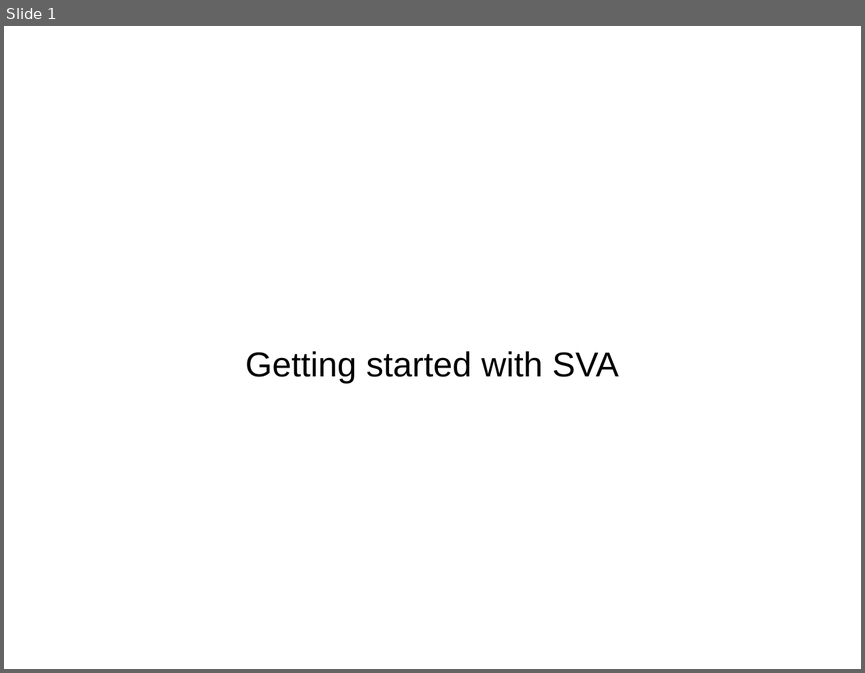
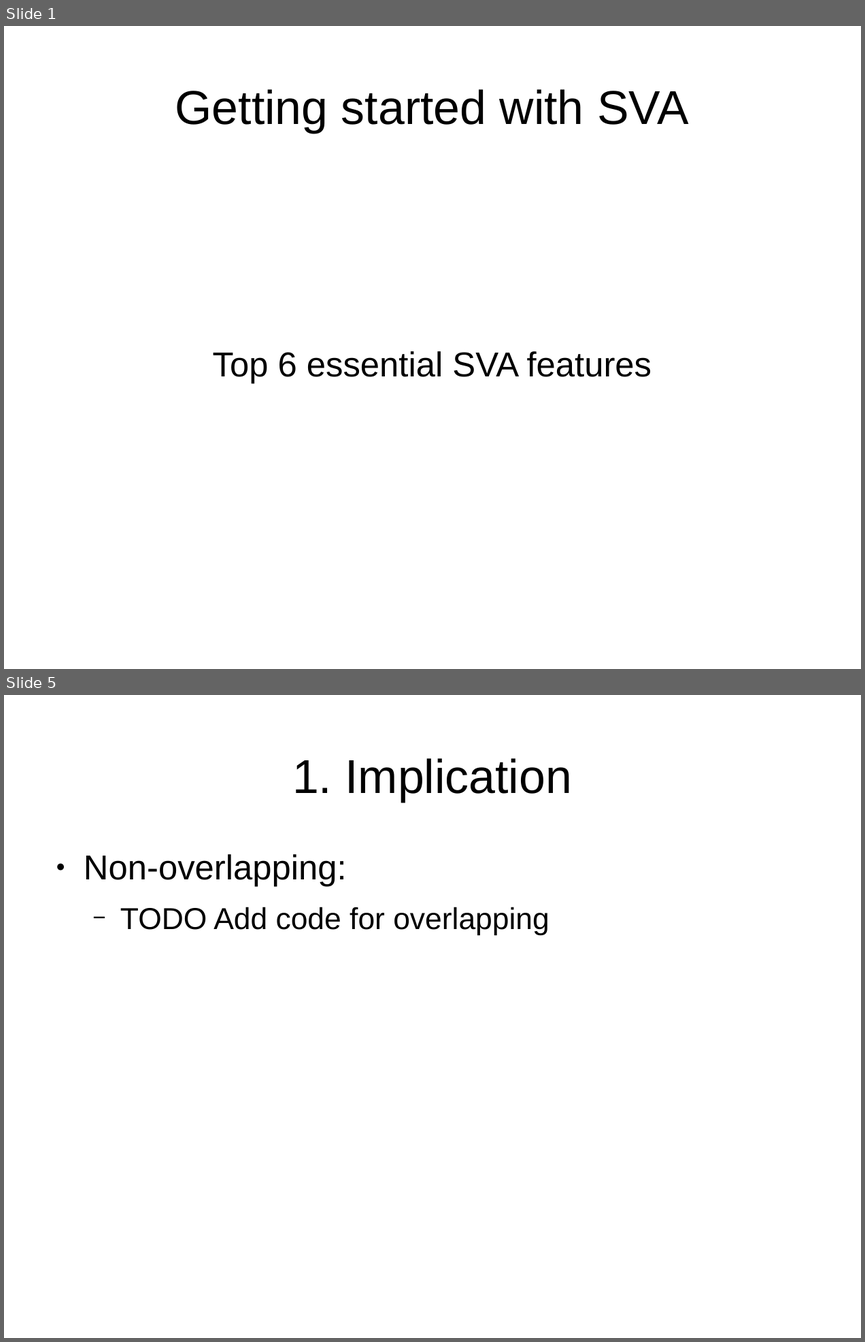
Before and after one commit to verification-gentleman-blog/getting-started-with-sva, a slide deck: presentation.odp. Shown one above the other, each under a label of ours: slide 1 before the commit, slides 1 and 5 after it; the slides between them are not shown. The pictures are 865x673 and 865x1342 pixels, drawn with LibreOffice and Linux fonts; fonts in the diff are those of the drawing. Boxes give left, top, right and bottom in pixels: in the first picture for what was removed or moved away, otherwise in the second. Text is boxed around its words. In the diff, an @@ line names an element or a change of style, - is before the commit and + after.

```diff
--- a/presentation.odp
+++ b/presentation.odp
@@ slide 5 added at [4,695,861,1338], background #FFFFFF @@
@@ title added at [292,758,572,802], 44 pt, text #000000 @@
+1. Implication
@@ text added at [84,854,549,935], 28 pt, text #000000 @@
+● Non-overlapping:
+  − TODO Add code for overlapping
@@ slide 1 changed as well @@
@@ title "Getting started with SVA": place and size @@
-title "Getting started with SVA" at [245,351,619,384]
+title "Getting started with SVA" at [175,89,688,133]
@@ title "Getting started with SVA" at [175,89,688,133]: size 32 to 44 pt @@
@@ subtitle added at [213,351,651,384], 32 pt, text #000000 @@
+Top 6 essential SVA features
```
Also in this commit, not shown: 18 other slides added, 2 slides removed.
